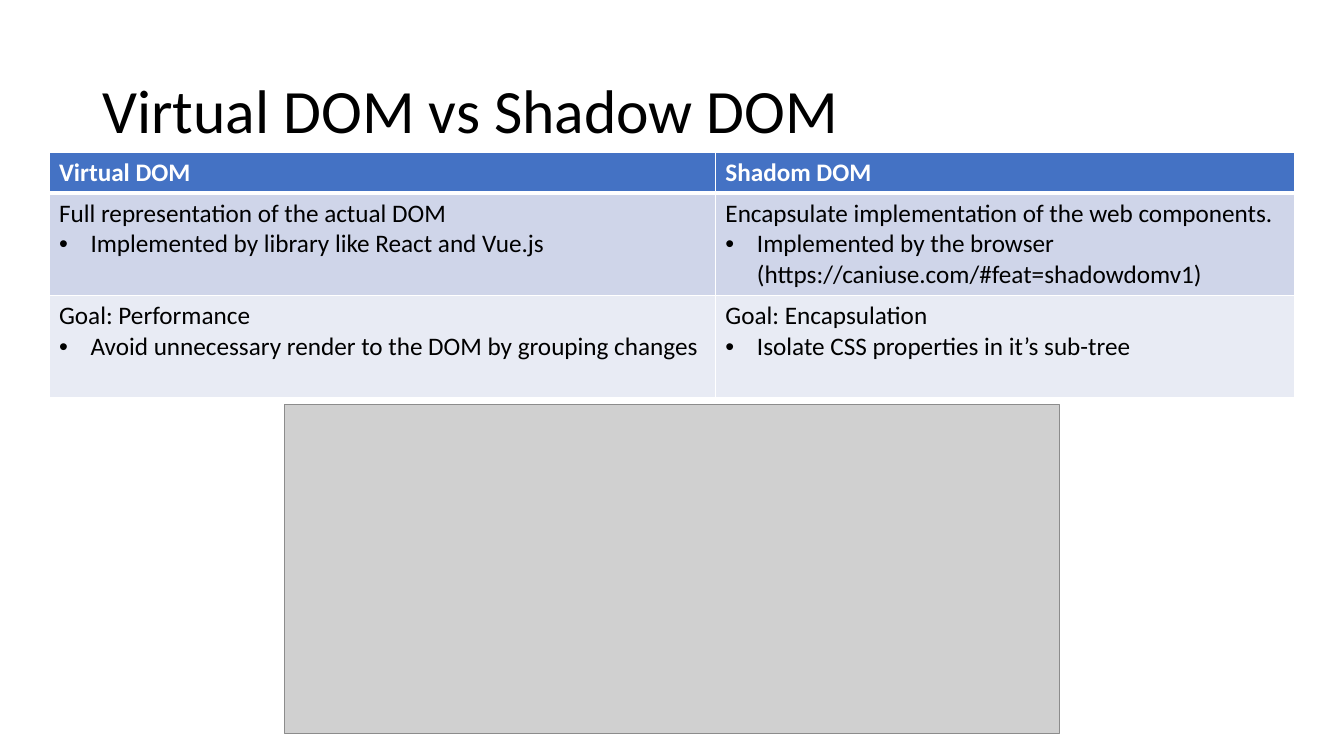
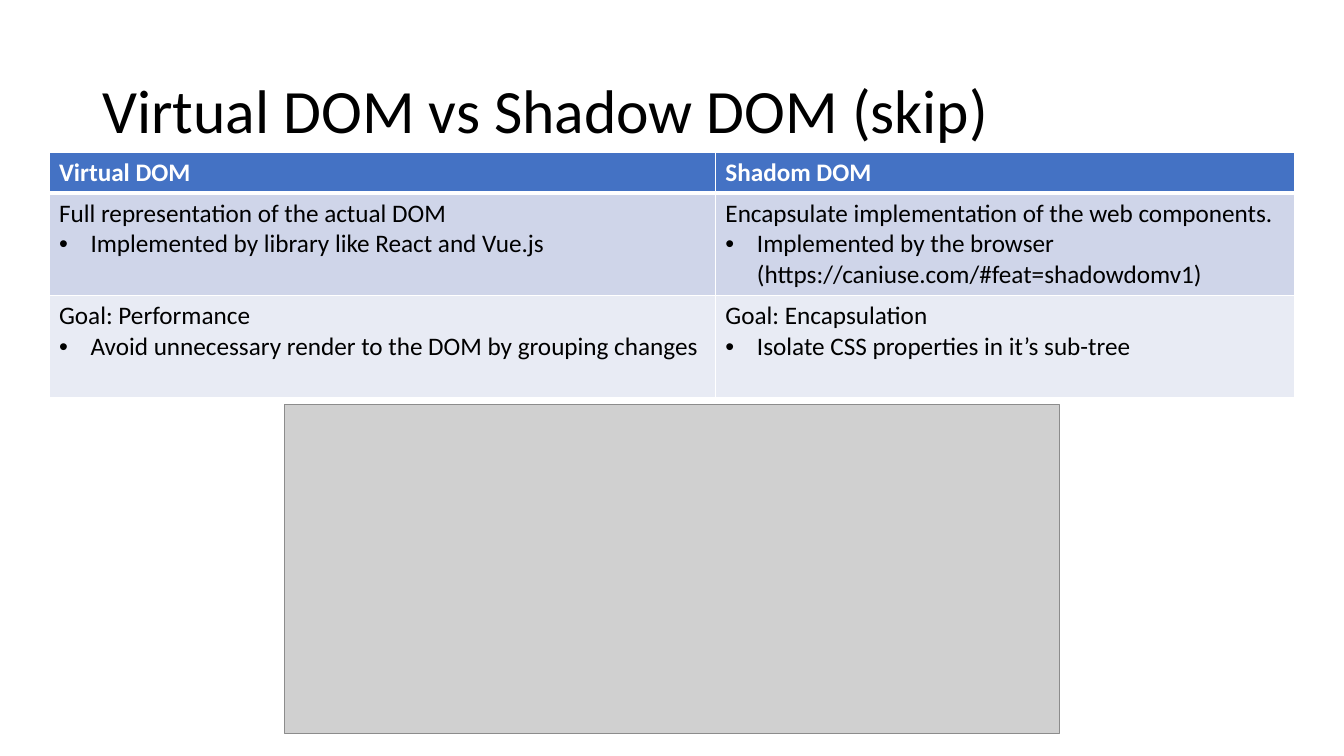
Before and after one commit to samuelgaudreau/formation-front-end-3, a slide deck: slide 17 of part-2/React-Perfo.pptx (slide 16 before the commit). Drawn at 1344x756 pixels with LibreOffice and Linux fonts; fonts in the diff are those of the drawing; grey boxes stand for pictures. Boxes give left, top, right and bottom in pixels: in the first picture for what was removed or moved away, otherwise in the second. Text is boxed around its words. In the diff, an @@ line names an element or a change of style, - is before the commit and + after.

```diff
--- a/part-2/React-Perfo.pptx
+++ b/part-2/React-Perfo.pptx
@@ title at (x1=102, y1=88, x2=988, y2=143): text changed @@
-Virtual DOM vs Shadow DOM
+Virtual DOM vs Shadow DOM (skip)
```
Also in this commit, not shown: 1 slide added.
